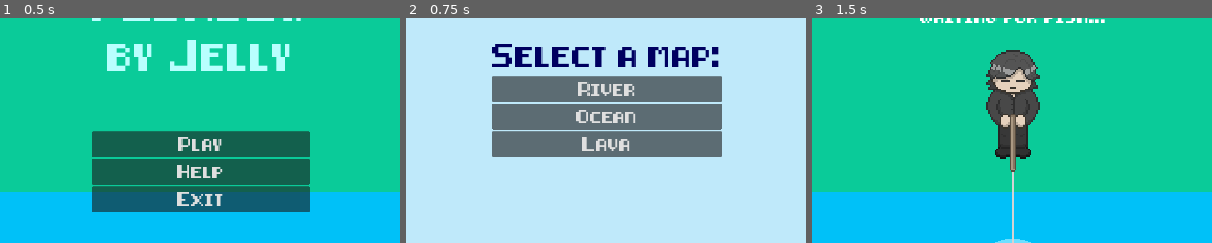
Above: before the commit, frames 1-3 (left to right).
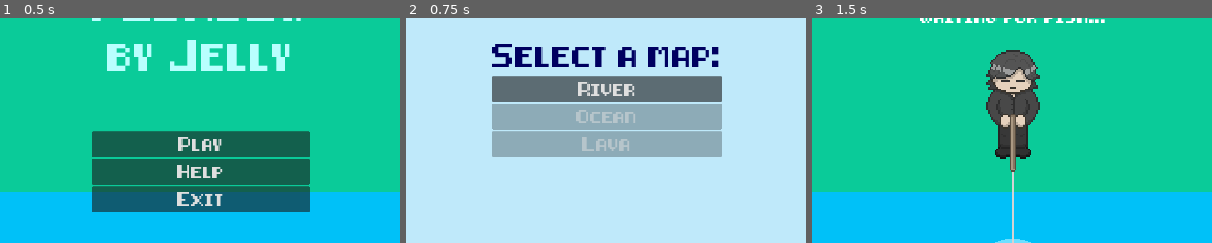
Above: after the commit, the same moments.

Repository: Anjellyrika/fishdew
Game: Godot game, scene res://src/main_menu.tscn
The game is run twice, just before and just after one commit, with the same random seed, the same clock (stepped at 60 frames per second) and the same inputs.
Inputs:
- Up to frame 1 (0.5 s): no input
- Up to frame 2 (0.75 s): click "Play" at 0.5 s
- Up to frame 3 (1.5 s): click "River" at 1.25 s
The pictures show only the part of the screen within x 25-75%, y 32-82%; the shares and areas given below are measured in that part.

Frame 1 is identical in both runs. In frame 2, 13% of the frame differs, in the area x 21-79%, y 38-62%; in frame 3, nothing differs.

Commit message:
feat: implement unlockable maps

Diff:
--- a/src/fishing_lvl/fishing_lvl.gd
+++ b/src/fishing_lvl/fishing_lvl.gd
@@ -20,7 +20,6 @@
 @onready var rod_bot_y = $FishingRod/BottomEdge.global_position.y
 @onready var edge_width = $FishingRod/TopEdge.shape.size.y
 
-# Called when the node enters the scene tree for the first time.
 func _ready():
 	chest_spawner.chest_collected.connect(add_treasure)
 	chest_spawner.powerup_collected.connect(activate_powerup)
@@ -47,7 +46,16 @@
 	fish_speed = temp
 
 
+func check_unlocked_maps():
+	var highest_unlocked = Global.unlocked_maps.size()
+	for fish in FishGuide.FISH_IDS[highest_unlocked-1]:
+		if FishGuide.fish_stocks[fish] == 0:
+			return;
+	Global.unlocked_maps.append(Global.maps.keys()[highest_unlocked])
+
+
 func _on_progress_bar_fish_caught():
 	Global.fish_caught += 1
 	FishGuide.fish_stocks[level_properties.id] += 1
 	Global.treasure_inventory += treasure_count
+	check_unlocked_maps()
--- a/src/globals/Global.gd
+++ b/src/globals/Global.gd
@@ -8,7 +8,7 @@
 @onready var fish_caught: int = 0
 @onready var treasure_inventory: int = 0
 
-@onready var unlocked_maps: Array = ["River", "Ocean", "Lava"]
+@onready var unlocked_maps: Array = ["River"]
 @onready var active_map: String
 
 
